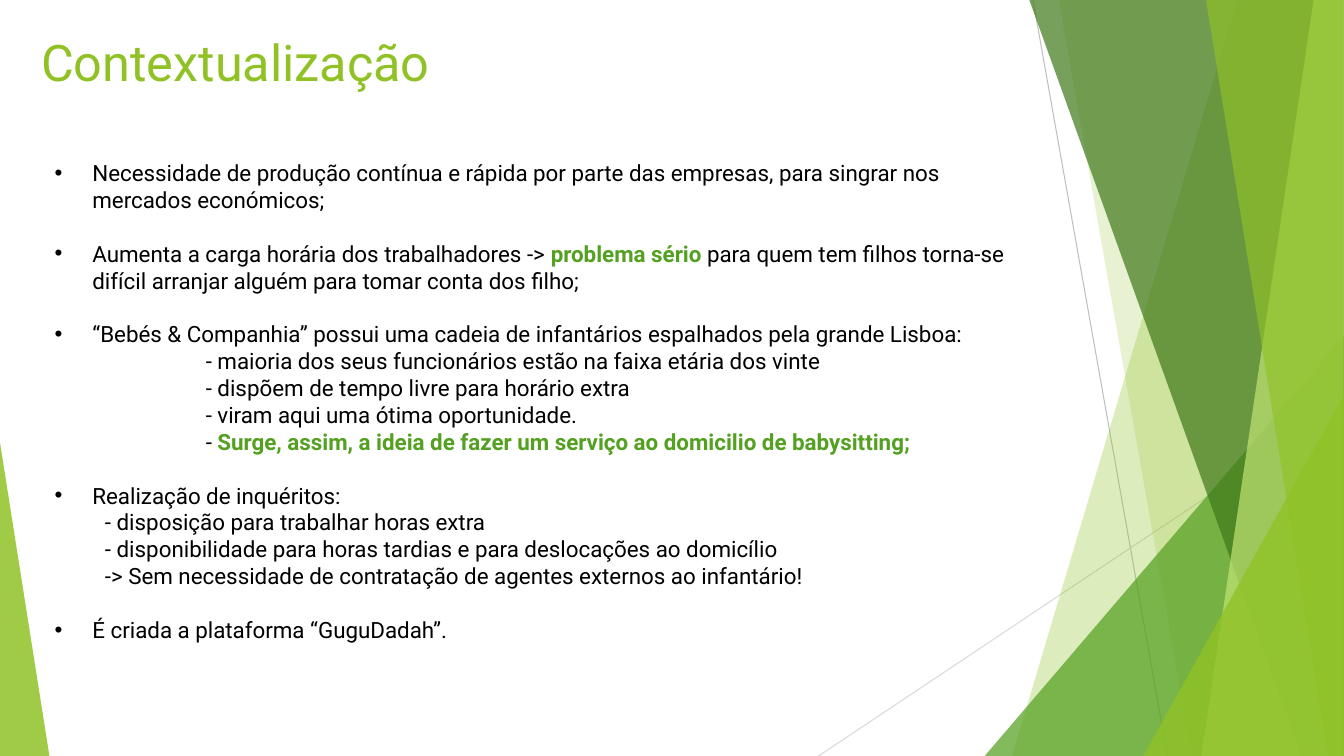
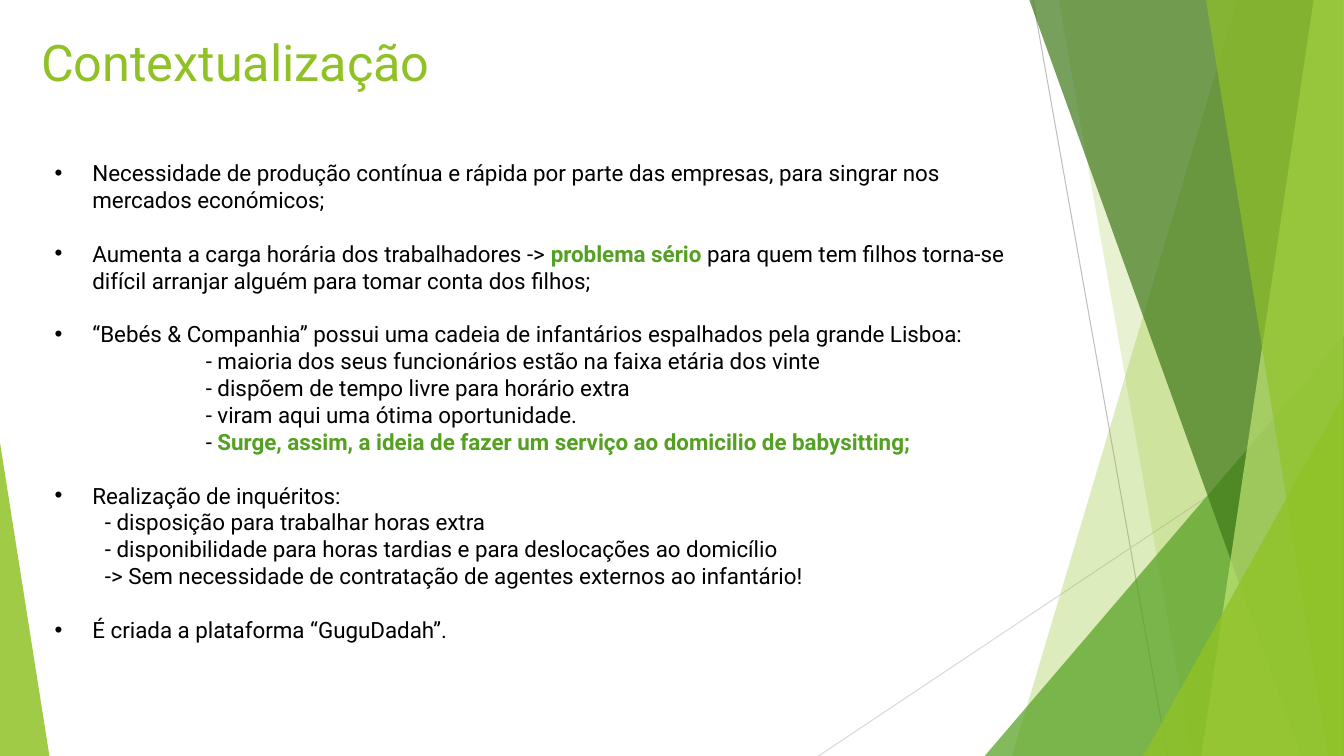
Before and after one commit to vitorjrc/babysitting-system, a slide deck: slide 3 of relatorio/LI4.pptx. Drawn at 1344x756 pixels with LibreOffice and Linux fonts; fonts in the diff are those of the drawing. Boxes give left, top, right and bottom in pixels: in the first picture for what was removed or moved away, otherwise in the second. Text is boxed around its words. In the diff, an @@ line names an element or a change of style, - is before the commit and + after.

Commit message:
final version :joy:

```diff
--- a/relatorio/LI4.pptx
+++ b/relatorio/LI4.pptx
@@ text at box(92, 245, 1004, 294): text changed @@
-• Aumenta a carga horária dos trabalhadores -> problema sério para quem tem filhos torna-se difícil arranjar alguém para tomar conta dos filho;
+• Aumenta a carga horária dos trabalhadores -> problema sério para quem tem filhos torna-se difícil arranjar alguém para tomar conta dos filhos;
```
